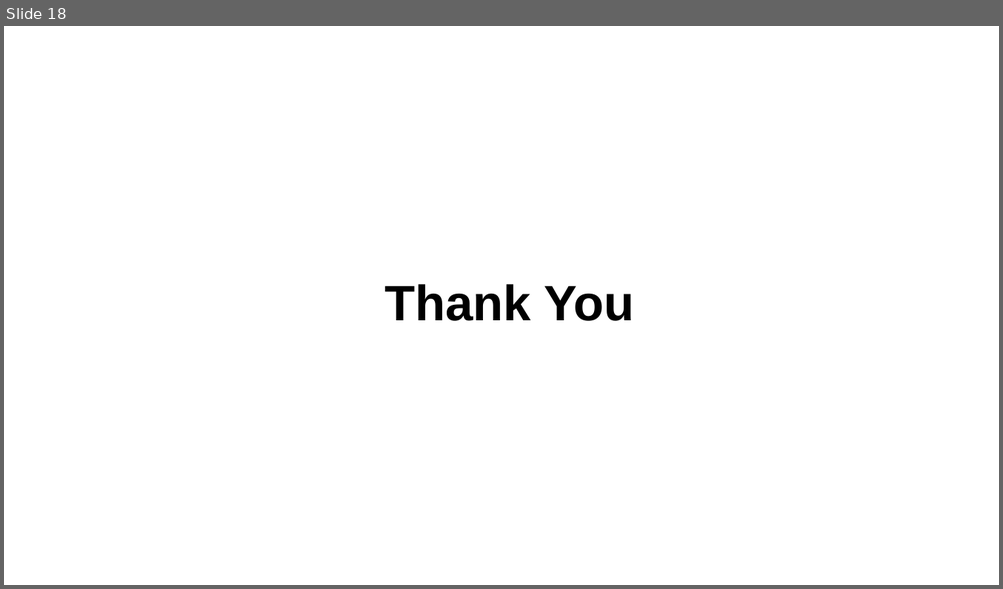
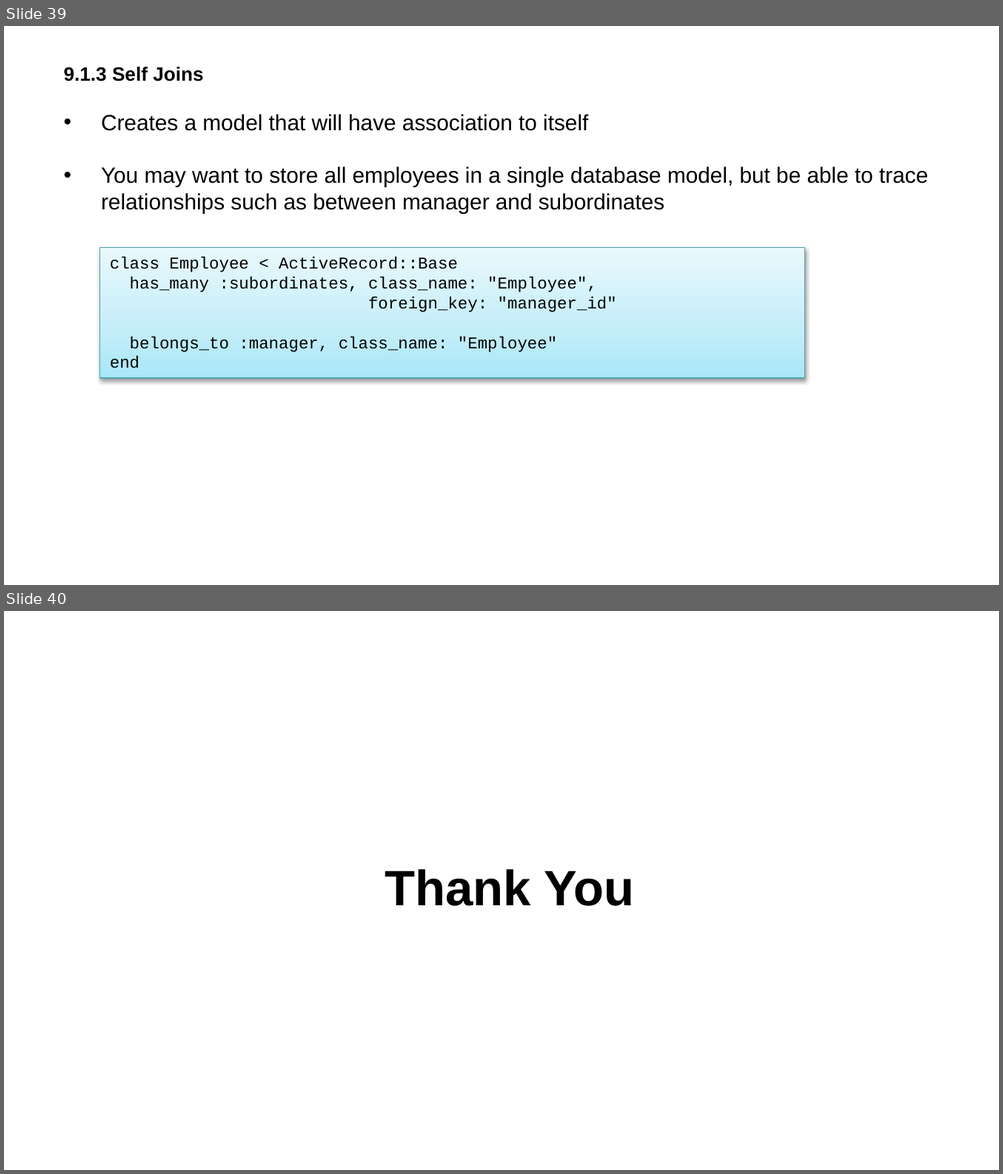
Before and after one commit to rubypool/rails-training-material, a slide deck: Ruby On Rails Deck - Models.pptx. Shown one above the other, each under a label of ours: slide 18 before the commit, slides 39 and 40 after it. The pictures are 1003x589 and 1003x1174 pixels, drawn with LibreOffice and Linux fonts; fonts in the diff are those of the drawing. Boxes give left, top, right and bottom in pixels: in the first picture for what was removed or moved away, otherwise in the second. Text is boxed around its words. In the diff, an @@ line names an element or a change of style, - is before the commit and + after.

Commit message:
updating model ppt with associations

```diff
--- a/Ruby On Rails Deck - Models.pptx
+++ b/Ruby On Rails Deck - Models.pptx
@@ slide 39 added at (4, 26, 999, 585), background #FFFFFF @@
@@ title added at (64, 67, 203, 82), 14 pt, text #000000, bold @@
+9.1.3 Self Joins
@@ text added at (101, 114, 928, 214), 16 pt, text #000000 @@
+  • Creates a model that will have association to itself
+  • You may want to store all employees in a single database model, but be able to trace relationships such as between manager and subordinates
@@ rectangle added at (100, 248, 805, 378), fill gradient #A9E9F9 to #C3EFF9 to #E7F9FE, outline #53A5B3 0.75 pt, 12 pt, text #000000 @@
+class Employee < ActiveRecord::Base
+has_many :subordinates, class_name: "Employee",
+foreign_key: "manager_id"
+belongs_to :manager, class_name: "Employee"
+end
@@ what was slide 18 is now slide 40 @@
```
Also in this commit, not shown: 21 other slides added.
